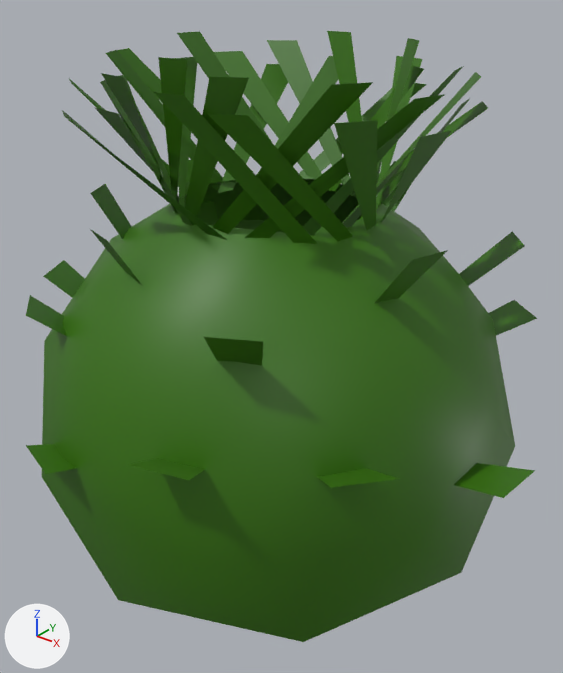
Renders of the glTF model jokastree.gltf from each side of a commit.
The view is the same before and after, from a camera (50 mm lens) standing at (28.7, -35.3, 33.5) and looking at (1.3, -1.0, 12.3). Every picture has the same lights, and +X, +Y and +Z are marked at lower left. Where no turn or scale is listed for an object, it has been applied to the vertices.
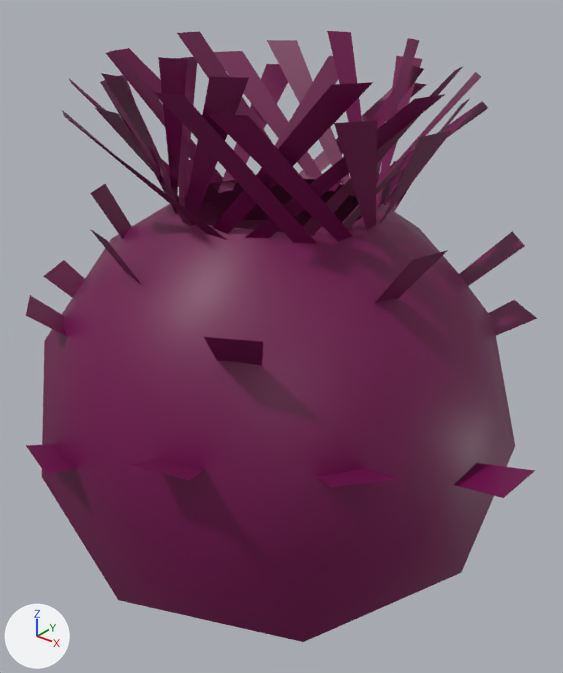
Pixel boxes [x1, y1, x2, y2] of what changed, in the pictures (563 x 673 px):
'Sphere', recoloured (green to purple)
    both: [42, 179, 515, 642]
'Sphere.001', recoloured (green to purple)
    both: [69, 31, 481, 238]
'Sphere.003', recoloured (green to purple)
    both: [62, 56, 488, 244]
'Sphere.002', recoloured (green to purple)
    both: [26, 160, 537, 498]

The change in detail:
Material 'Green' (mat_green) changes colour from dark green #367100 to dark purple #71004d; in linear values from (0.0375, 0.164, 0.0) to (0.164, 0.0, 0.075).
